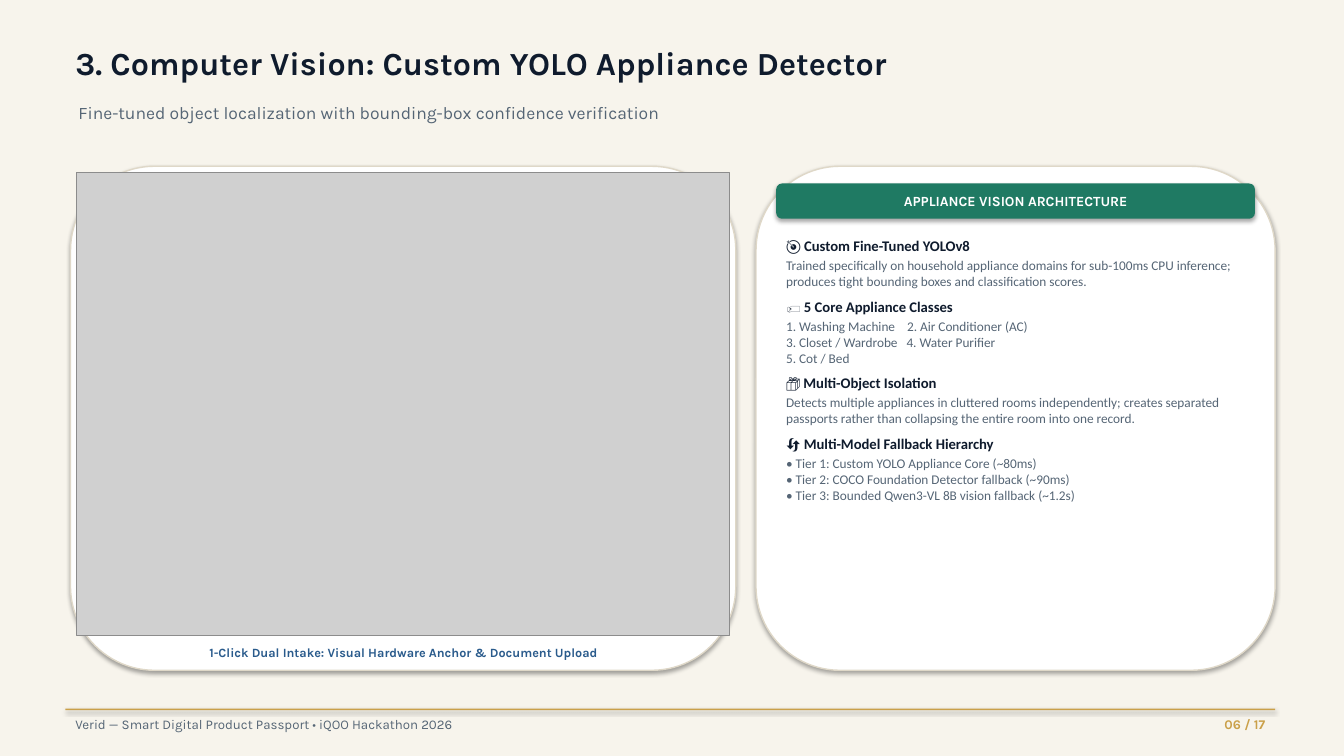
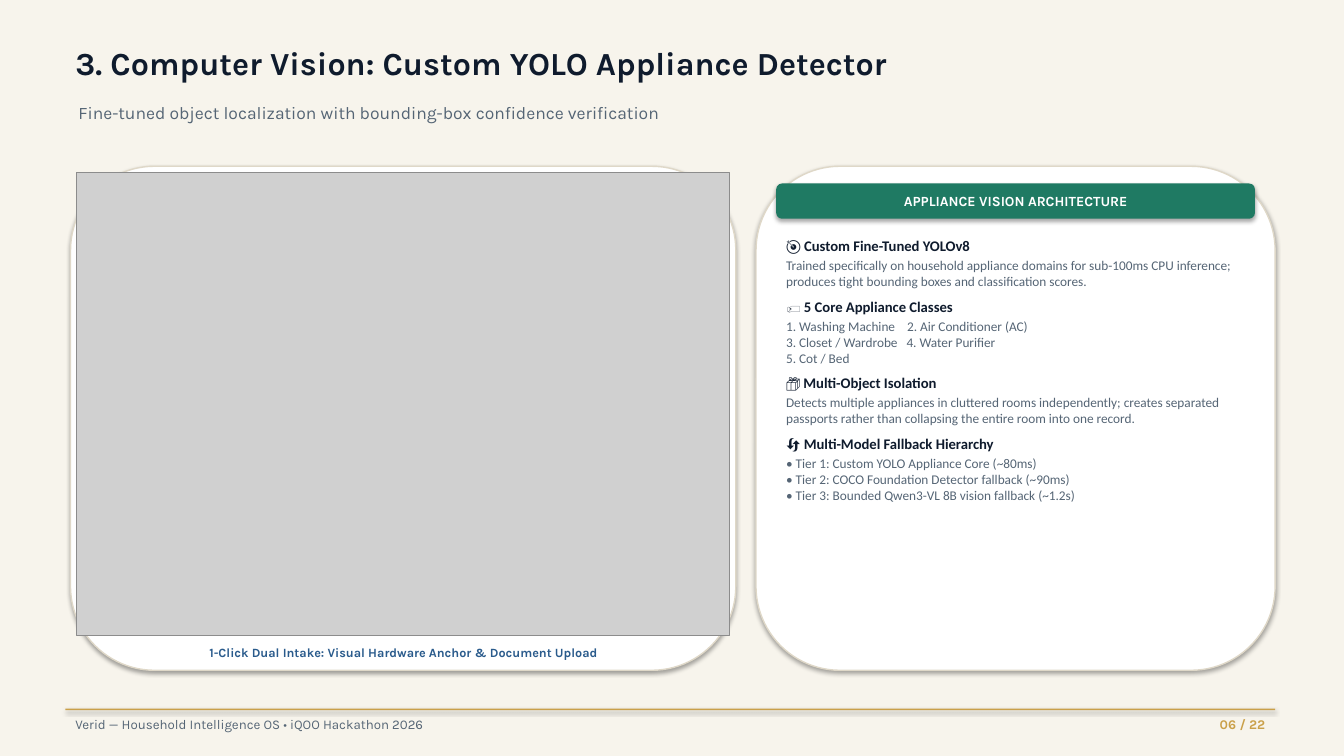
Before and after one commit to ATS-AI-6278/IQ-Hackathon, a slide deck: slide 6 of Smart_Product_Passport_Project_Presentation.pptx. Drawn at 1344x756 pixels with LibreOffice and Linux fonts; fonts in the diff are those of the drawing; grey boxes stand for pictures. Boxes give left, top, right and bottom in pixels: in the first picture for what was removed or moved away, otherwise in the second. Text is boxed around its words. In the diff, an @@ line names an element or a change of style, - is before the commit and + after.

Commit message:
feat(presentation): upgrade to next-gen 22-slide Household Intelligence OS with AI mockups and product graph

```diff
--- a/Smart_Product_Passport_Project_Presentation.pptx
+++ b/Smart_Product_Passport_Project_Presentation.pptx
@@ text at (75,720,423,732): text changed @@
-Verid — Smart Digital Product Passport • iQOO Hackathon 2026
+Verid — Household Intelligence OS • iQOO Hackathon 2026
@@ text at (1220,720,1265,729): text changed @@
-06 / 17
+06 / 22
```
Also in this commit, not shown: 12 other slides changed, 9 slides added, 4 slides removed, 26 other files.
